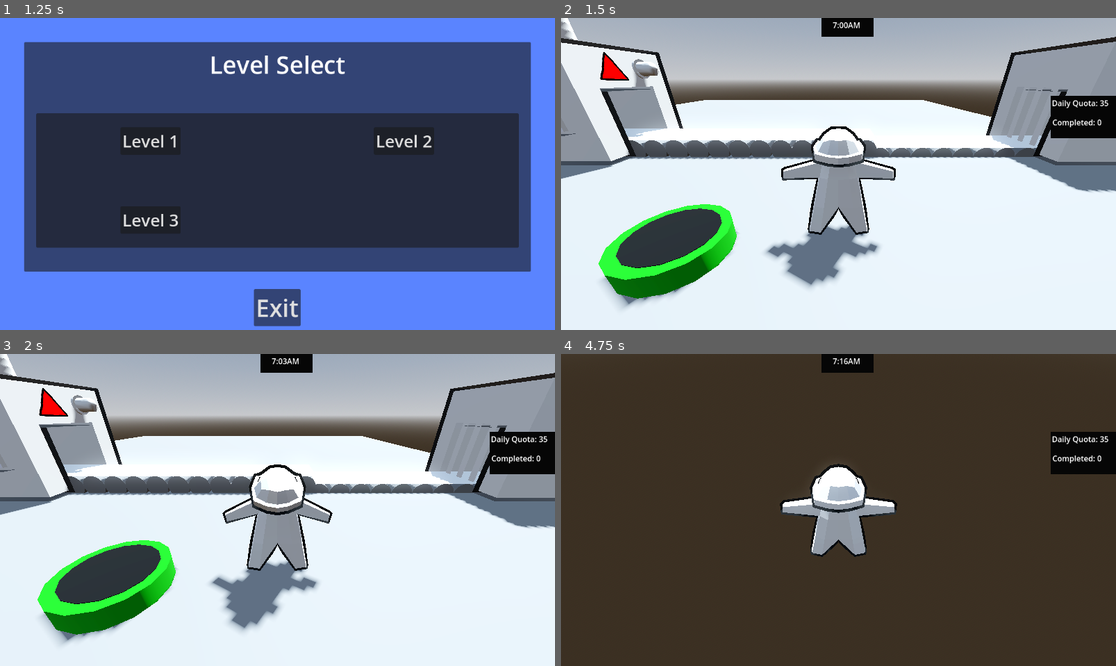
Above: before the commit, frames 1-4 (two rows, left to right).
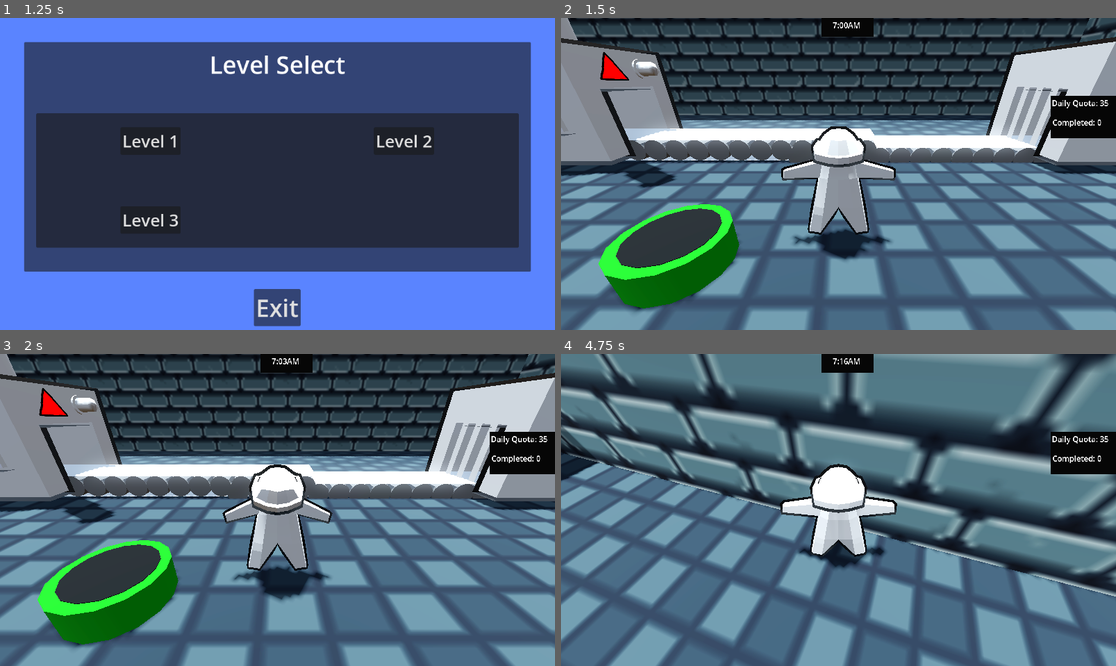
Above: after the commit, the same moments.

Repository: duboisr96/igwdcn
Game: Godot game, scene res://Scenes/Menus/title_screen.tscn
The game is run twice, just before and just after one commit, with the same random seed, the same clock (stepped at 60 frames per second) and the same inputs.
Inputs (mouse positions are in pixels of both pictures, inside the frame that each line leads up to):
- Up to frame 1 (1.25 s): click "Start" at 0.5 s
- Up to frame 2 (1.5 s): click "Level 1" at 1.25 s
- Up to frame 3 (2 s): no input
- Up to frame 4 (4.75 s): move the mouse to (866, 510) at 2.02 s; hold W (up) from 2.03 s (still down); tap - (decrease belt speed) at 2.1 s; tap Space (jump) at 2.27, 3.02, 4.52 s; move the mouse to (810, 510) at 2.77 s; tap Keypad 0 (decrease error) at 2.85 s; move the mouse to (849, 503) at 3.52 s; tap Mouse wheel up (increase belt speed) at 3.6 s; move the mouse to (832, 516) at 4.27 s; tap Keypad 1 (increase error) at 4.35 s

Frame 1 is identical in both runs. In frame 2, 79% of the frame differs, in the area x 0-100%, y 0-100%; in frame 3, 78%; in frame 4, 97%.

Commit message:
Adding Walls and Floors
Temporarily adding walls and floors

Diff:
--- a/Scenes/Levels/level_1_real.tscn
+++ b/Scenes/Levels/level_1_real.tscn
@@ -13,6 +13,8 @@
 [ext_resource type="AudioStream" uid="uid://ci5slqvc5lyx5" path="res://Assets/mainmenu.wav" id="11_gkygv"]
 [ext_resource type="PackedScene" uid="uid://ix10n4xtr1t7" path="res://Scenes/Menus/pause_menu.tscn" id="11_vrxxs"]
 [ext_resource type="PackedScene" uid="uid://bl7rdgcu4qk44" path="res://Scenes/objects/factory/recycle.tscn" id="13_o5q4p"]
+[ext_resource type="Texture2D" uid="uid://bjekov57i3is4" path="res://Assets/wall texture.png" id="14_3y7w1"]
+[ext_resource type="Texture2D" uid="uid://cixttg8uij6n6" path="res://Assets/tiletest.png" id="15_x3i4o"]
 
 [sub_resource type="ProceduralSkyMaterial" id="ProceduralSkyMaterial_yq5cy"]
 sky_horizon_color = Color(0.64625, 0.65575, 0.67075, 1)
@@ -27,6 +29,14 @@
 tonemap_mode = 2
 glow_enabled = true
 
+[sub_resource type="StandardMaterial3D" id="StandardMaterial3D_ol6w5"]
+albedo_texture = ExtResource("14_3y7w1")
+uv1_scale = Vector3(14.02, 14.02, 14.02)
+
+[sub_resource type="StandardMaterial3D" id="StandardMaterial3D_m0xlg"]
+albedo_texture = ExtResource("15_x3i4o")
+uv1_scale = Vector3(30.97, 30.97, 30.97)
+
 [node name="Level_1" type="Node3D" groups=["levels"]]
 script = ExtResource("1_moevi")
 angle_min_rads = -0.3
@@ -37,7 +47,7 @@
 environment = SubResource("Environment_8cytq")
 
 [node name="DirectionalLight3D" type="DirectionalLight3D" parent="."]
-transform = Transform3D(-0.866025, -0.433013, 0.25, 0, 0.5, 0.866025, -0.5, 0.75, -0.433013, 0, 0, 0)
+transform = Transform3D(-0.879084, -0.472569, -0.0623615, -0.0742793, 0.00658081, 0.997216, -0.470843, 0.881269, -0.0408872, 0, 14.3313, 0)
 light_color = Color(0.952941, 1, 1, 1)
 shadow_enabled = true
 
@@ -54,6 +64,7 @@
 
 [node name="CSGBox3D" type="CSGBox3D" parent="."]
 transform = Transform3D(1, 0, 0, 0, 1, 0, 0, 0, 1, -0.00671387, -0.123102, -2.68958)
+visible = false
 layers = 7
 use_collision = true
 size = Vector3(17.823, 0.2, 20.1609)
@@ -102,6 +113,41 @@
 [node name="recycle" parent="." instance=ExtResource("13_o5q4p")]
 transform = Transform3D(0.5, 0, 0, 0, 0.5, 0, 0, 0, 0.5, 0.440681, -0.0384984, 3.21078)
 
+[node name="Wall" type="CSGBox3D" parent="."]
+transform = Transform3D(1.91069e-15, -4.37114e-08, -1, -1, -4.37114e-08, 0, -4.37114e-08, 1, -4.37114e-08, 3.92978, 15.3145, -6.01611)
+layers = 7
+use_collision = true
+size = Vector3(37.643, 0.2, 38.6087)
+material = SubResource("StandardMaterial3D_ol6w5")
+
+[node name="Wall2" type="CSGBox3D" parent="."]
+transform = Transform3D(1.91069e-15, -4.37114e-08, -1, -1, -4.37114e-08, 0, -4.37114e-08, 1, -4.37114e-08, 4.53116, 15.3146, 7.3851)
+layers = 7
+use_collision = true
+size = Vector3(37.643, 0.2, 38.6087)
+material = SubResource("StandardMaterial3D_ol6w5")
+
+[node name="Wall3" type="CSGBox3D" parent="."]
+transform = Transform3D(-4.37114e-08, 1, 0, -1, -4.37114e-08, 0, 0, 0, 1, 12.8013, 15.3146, 0.455732)
+layers = 7
+use_collision = true
+size = Vector3(37.643, 0.2, 38.6087)
+material = SubResource("StandardMaterial3D_ol6w5")
+
+[node name="Wall4" type="CSGBox3D" parent="."]
+transform = Transform3D(-4.37114e-08, 1, 0, -1, -4.37114e-08, 0, 0, 0, 1, -10.38, 15.3146, 0.455732)
+layers = 7
+use_collision = true
+size = Vector3(37.643, 0.2, 38.6087)
+material = SubResource("StandardMaterial3D_ol6w5")
+
+[node name="Floor" type="CSGBox3D" parent="."]
+transform = Transform3D(1, 0, 0, 0, 1, 0, 0, 0, 1, 4.29186, -0.246204, -5.6269)
+layers = 7
+use_collision = true
+size = Vector3(37.643, 0.2, 32.0128)
+material = SubResource("StandardMaterial3D_m0xlg")
+
 [connection signal="error_occured" from="ProductionMachine1" to="." method="_on_production_machine_error_occured"]
 [connection signal="minus_one" from="Bin" to="." method="_on_bin_minus_one"]
 [connection signal="plus_one" from="Bin" to="." method="_on_bin_plus_one"]
--- a/Scenes/Levels/level_2_real.tscn
+++ b/Scenes/Levels/level_2_real.tscn
@@ -13,6 +13,8 @@
 [ext_resource type="AudioStream" uid="uid://ci5slqvc5lyx5" path="res://Assets/mainmenu.wav" id="11_gkygv"]
 [ext_resource type="PackedScene" uid="uid://ix10n4xtr1t7" path="res://Scenes/Menus/pause_menu.tscn" id="11_vrxxs"]
 [ext_resource type="PackedScene" uid="uid://bl7rdgcu4qk44" path="res://Scenes/objects/factory/recycle.tscn" id="13_o5q4p"]
+[ext_resource type="Texture2D" uid="uid://bjekov57i3is4" path="res://Assets/wall texture.png" id="14_wl1do"]
+[ext_resource type="Texture2D" uid="uid://cixttg8uij6n6" path="res://Assets/tiletest.png" id="15_xo01u"]
 
 [sub_resource type="ProceduralSkyMaterial" id="ProceduralSkyMaterial_yq5cy"]
 sky_horizon_color = Color(0.64625, 0.65575, 0.67075, 1)
@@ -27,6 +29,14 @@
 tonemap_mode = 2
 glow_enabled = true
 
+[sub_resource type="StandardMaterial3D" id="StandardMaterial3D_gdjcy"]
+albedo_texture = ExtResource("14_wl1do")
+uv1_scale = Vector3(14.02, 14.02, 14.02)
+
+[sub_resource type="StandardMaterial3D" id="StandardMaterial3D_k3wp7"]
+albedo_texture = ExtResource("15_xo01u")
+uv1_scale = Vector3(30.97, 30.97, 30.97)
+
 [node name="Level_2" type="Node3D" groups=["levels"]]
 script = ExtResource("1_61q48")
 angle_min_rads = -0.3
@@ -38,7 +48,7 @@
 environment = SubResource("Environment_8cytq")
 
 [node name="DirectionalLight3D" type="DirectionalLight3D" parent="."]
-transform = Transform3D(-0.866025, -0.433013, 0.25, 0, 0.5, 0.866025, -0.5, 0.75, -0.433013, 0, 0, 0)
+transform = Transform3D(-0.851945, -0.515769, 0.0904041, 0.0430245, 0.103115, 0.993738, -0.521861, 0.8505, -0.0656577, 0, 16.1218, 0)
 light_color = Color(0.952941, 1, 1, 1)
 shadow_enabled = true
 
@@ -54,6 +64,7 @@
 
 [node name="CSGBox3D" type="CSGBox3D" parent="."]
 transform = Transform3D(1, 0, 0, 0, 1, 0, 0, 0, 1, -0.00671387, -0.123102, -2.68958)
+visible = false
 layers = 7
 use_collision = true
 size = Vector3(17.823, 0.2, 20.1609)
@@ -126,6 +137,41 @@
 [node name="SpeedLever2" parent="." instance=ExtResource("6_af3e4")]
 transform = Transform3D(-0.026795, 0.1, 0.38637, 0.38637, 0.103528, -3.80129e-09, -0.1, 0.373205, -0.103528, 8.07474, 0.952913, 4.24607)
 
+[node name="Wall" type="CSGBox3D" parent="."]
+transform = Transform3D(1.91069e-15, -4.37114e-08, -1, -1, -4.37114e-08, 0, -4.37114e-08, 1, -4.37114e-08, 3.92978, 15.3145, -6.01611)
+layers = 7
+use_collision = true
+size = Vector3(37.643, 0.2, 38.6087)
+material = SubResource("StandardMaterial3D_gdjcy")
+
+[node name="Wall2" type="CSGBox3D" parent="."]
+transform = Transform3D(1.91069e-15, -4.37114e-08, -1, -1, -4.37114e-08, 0, -4.37114e-08, 1, -4.37114e-08, 4.53116, 15.3146, 10.6636)
+layers = 7
+use_collision = true
+size = Vector3(37.643, 0.2, 38.6087)
+material = SubResource("StandardMaterial3D_gdjcy")
+
+[node name="Wall3" type="CSGBox3D" parent="."]
+transform = Transform3D(-4.37114e-08, 1, 0, -1, -4.37114e-08, 0, 0, 0, 1, 14.199, 15.3146, 0.455732)
+layers = 7
+use_collision = true
+size = Vector3(37.643, 0.2, 38.6087)
+material = SubResource("StandardMaterial3D_gdjcy")
+
+[node name="Wall4" type="CSGBox3D" parent="."]
+transform = Transform3D(-4.37114e-08, 1, 0, -1, -4.37114e-08, 0, 0, 0, 1, -13.4472, 15.3146, 0.455732)
+layers = 7
+use_collision = true
+size = Vector3(37.643, 0.2, 38.6087)
+material = SubResource("StandardMaterial3D_gdjcy")
+
+[node name="Floor" type="CSGBox3D" parent="."]
+transform = Transform3D(1, 0, 0, 0, 1, 0, 0, 0, 1, 4.29186, -0.246204, -5.6269)
+layers = 7
+use_collision = true
+size = Vector3(37.643, 0.2, 32.0128)
+material = SubResource("StandardMaterial3D_k3wp7")
+
 [connection signal="error_occured" from="ProductionMachine1" to="." method="_on_production_machine_error_occured"]
 [connection signal="minus_one" from="Bin" to="." method="_on_bin_minus_one"]
 [connection signal="plus_one" from="Bin" to="." method="_on_bin_plus_one"]
--- a/Scenes/Levels/level_3_real.tscn
+++ b/Scenes/Levels/level_3_real.tscn
@@ -1,8 +1,10 @@
-[gd_scene load_steps=20 format=3 uid="uid://dco7ge6wv3vwt"]
+[gd_scene load_steps=24 format=3 uid="uid://dco7ge6wv3vwt"]
 
 [ext_resource type="PackedScene" uid="uid://dp3qifyfd544h" path="res://Scenes/objects/factory/production_machine.tscn" id="1_ks7je"]
 [ext_resource type="Script" path="res://Scenes/Levels/level_3_real.gd" id="1_um81g"]
+[ext_resource type="Texture2D" uid="uid://cixttg8uij6n6" path="res://Assets/tiletest.png" id="2_221xg"]
 [ext_resource type="PackedScene" uid="uid://tee8f4gof21a" path="res://Scenes/objects/factory/bin.tscn" id="2_fj8l3"]
+[ext_resource type="Texture2D" uid="uid://bjekov57i3is4" path="res://Assets/wall texture.png" id="3_i0ake"]
 [ext_resource type="PackedScene" uid="uid://brpifkwn3qxka" path="res://Scenes/objects/factory/belt.tscn" id="3_slbud"]
 [ext_resource type="PackedScene" uid="uid://damdyvodpy576" path="res://Scenes/Player/player.tscn" id="5_wt80w"]
 [ext_resource type="PackedScene" uid="uid://5j3763avycsn" path="res://Scenes/objects/factory/speed_lever.tscn" id="6_af3e4"]
@@ -30,6 +32,14 @@
 tonemap_exposure = 1.5
 glow_enabled = true
 
+[sub_resource type="StandardMaterial3D" id="StandardMaterial3D_wp0fi"]
+albedo_texture = ExtResource("2_221xg")
+uv1_scale = Vector3(30.97, 30.97, 30.97)
+
+[sub_resource type="StandardMaterial3D" id="StandardMaterial3D_d6nls"]
+albedo_texture = ExtResource("3_i0ake")
+uv1_scale = Vector3(14.02, 14.02, 14.02)
+
 [node name="Level_3" type="Node3D"]
 script = ExtResource("1_um81g")
 production_speed = 0.5
@@ -43,7 +53,7 @@
 environment = SubResource("Environment_8cytq")
 
 [node name="DirectionalLight3D" type="DirectionalLight3D" parent="."]
-transform = Transform3D(-0.866025, -0.433013, 0.25, 0, 0.5, 0.866025, -0.5, 0.75, -0.433013, 0, 0, 0)
+transform = Transform3D(-0.824754, -0.560523, 0.0747961, 0.0456088, 0.0659017, 0.996783, -0.563649, 0.825513, -0.0287879, 15.7197, 13.3805, 0)
 light_color = Color(0.952941, 1, 1, 1)
 shadow_enabled = true
 
@@ -52,6 +62,35 @@
 layers = 7
 use_collision = true
 size = Vector3(37.643, 0.2, 32.0128)
+material = SubResource("StandardMaterial3D_wp0fi")
+
+[node name="Wall" type="CSGBox3D" parent="."]
+transform = Transform3D(1.91069e-15, -4.37114e-08, -1, -1, -4.37114e-08, 0, -4.37114e-08, 1, -4.37114e-08, 3.92978, 15.3145, -15.9002)
+layers = 7
+use_collision = true
+size = Vector3(37.643, 0.2, 38.6087)
+material = SubResource("StandardMaterial3D_d6nls")
+
+[node name="Wall2" type="CSGBox3D" parent="."]
+transform = Transform3D(1.91069e-15, -4.37114e-08, -1, -1, -4.37114e-08, 0, -4.37114e-08, 1, -4.37114e-08, 4.53116, 15.3146, 10.6636)
+layers = 7
+use_collision = true
+size = Vector3(37.643, 0.2, 38.6087)
+material = SubResource("StandardMaterial3D_d6nls")
+
+[node name="Wall3" type="CSGBox3D" parent="."]
+transform = Transform3D(-4.37114e-08, 1, 0, -1, -4.37114e-08, 0, 0, 0, 1, 18.7489, 15.3146, 0.455732)
+layers = 7
+use_collision = true
+size = Vector3(37.643, 0.2, 38.6087)
+material = SubResource("StandardMaterial3D_d6nls")
+
+[node name="Wall4" type="CSGBox3D" parent="."]
+transform = Transform3D(-4.37114e-08, 1, 0, -1, -4.37114e-08, 0, 0, 0, 1, -13.4472, 15.3146, 0.455732)
+layers = 7
+use_collision = true
+size = Vector3(37.643, 0.2, 38.6087)
+material = SubResource("StandardMaterial3D_d6nls")
 
 [node name="Player" parent="." instance=ExtResource("5_wt80w")]
 transform = Transform3D(0.5, 0, 0, 0, 0.5, 0, 0, 0, 0.5, 2.00536, -0.0231023, 2.92093)
--- a/project.godot
+++ b/project.godot
@@ -102,3 +102,7 @@
 3d_physics/layer_4="player"
 3d_physics/layer_5="bin"
 3d_physics/layer_6="belts"
+
+[rendering]
+
+textures/canvas_textures/default_texture_filter=0
Binary file added: Assets/tiletest.png
Not shown, added: Assets/tiletest.png.import
Binary file added: Assets/wall texture.png
Not shown, added: Assets/wall texture.png.import
Not shown: 1 places in Scenes/Levels/level_1_real.tscn that only renumber resources
Not shown: 1 places in Scenes/Levels/level_2_real.tscn that only renumber resources
